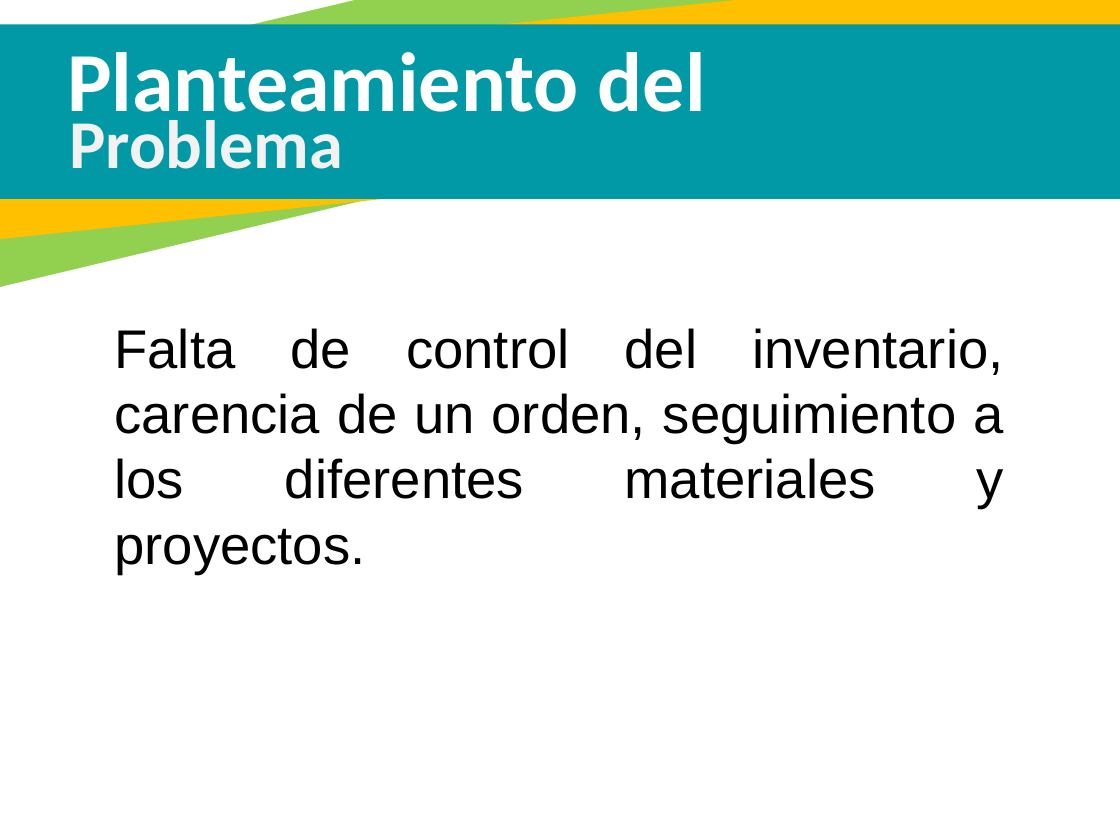
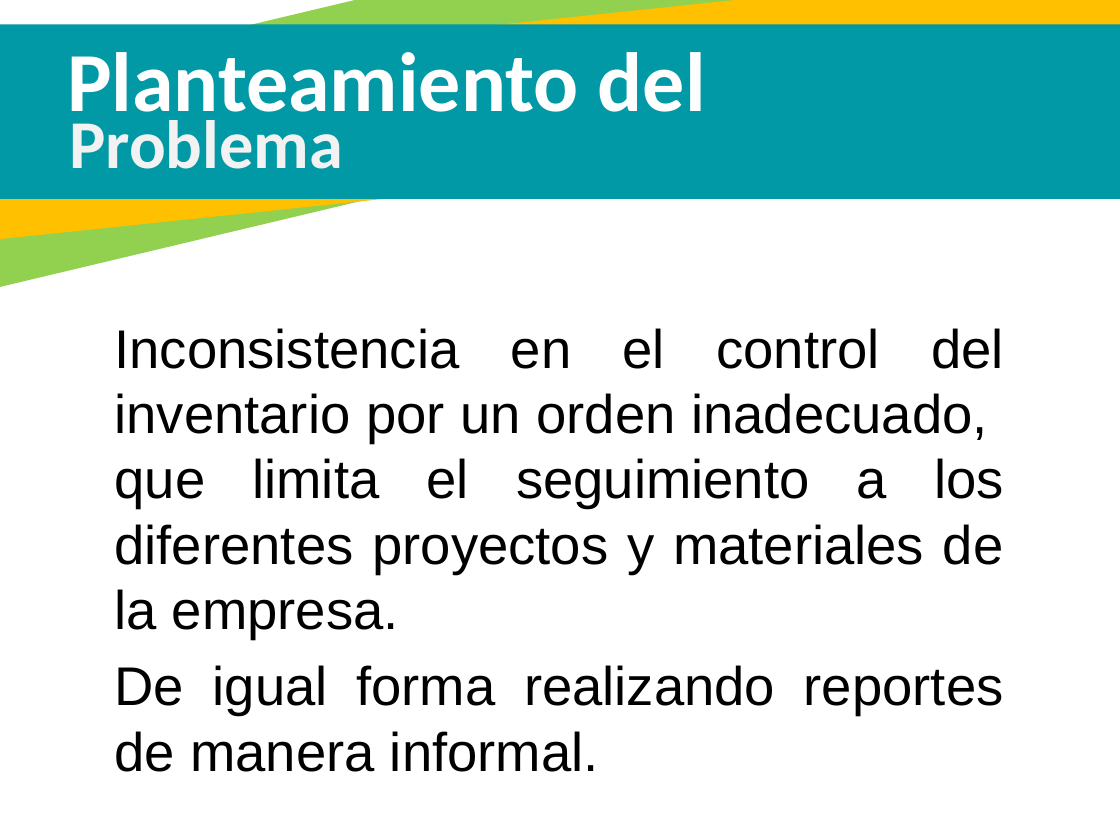
Before and after one commit to JorgeCanchon/Klimatizar-, a slide deck: slide 6 of Sistematización inventario KLIMATIZAR COLOMBIA SAS.pptx. Drawn at 1120x840 pixels with LibreOffice and Linux fonts; fonts in the diff are those of the drawing. Boxes give left, top, right and bottom in pixels: in the first picture for what was removed or moved away, otherwise in the second. Text is boxed around its words. In the diff, an @@ line names an element or a change of style, - is before the commit and + after.

```diff
--- a/Sistematización inventario KLIMATIZAR COLOMBIA SAS.pptx
+++ b/Sistematización inventario KLIMATIZAR COLOMBIA SAS.pptx
@@ text at <box>114,328,1004,772</box>: text changed @@
-Falta de control del inventario, carencia de un orden, seguimiento a los diferentes materiales y proyectos.
+Inconsistencia en el control del inventario por un orden inadecuado, que limita el seguimiento a los diferentes proyectos y materiales de la empresa.
+De igual forma realizando reportes de manera informal.
```
Also in this commit, not shown: 7 other slides changed, 3 slides added, 9 other files.
